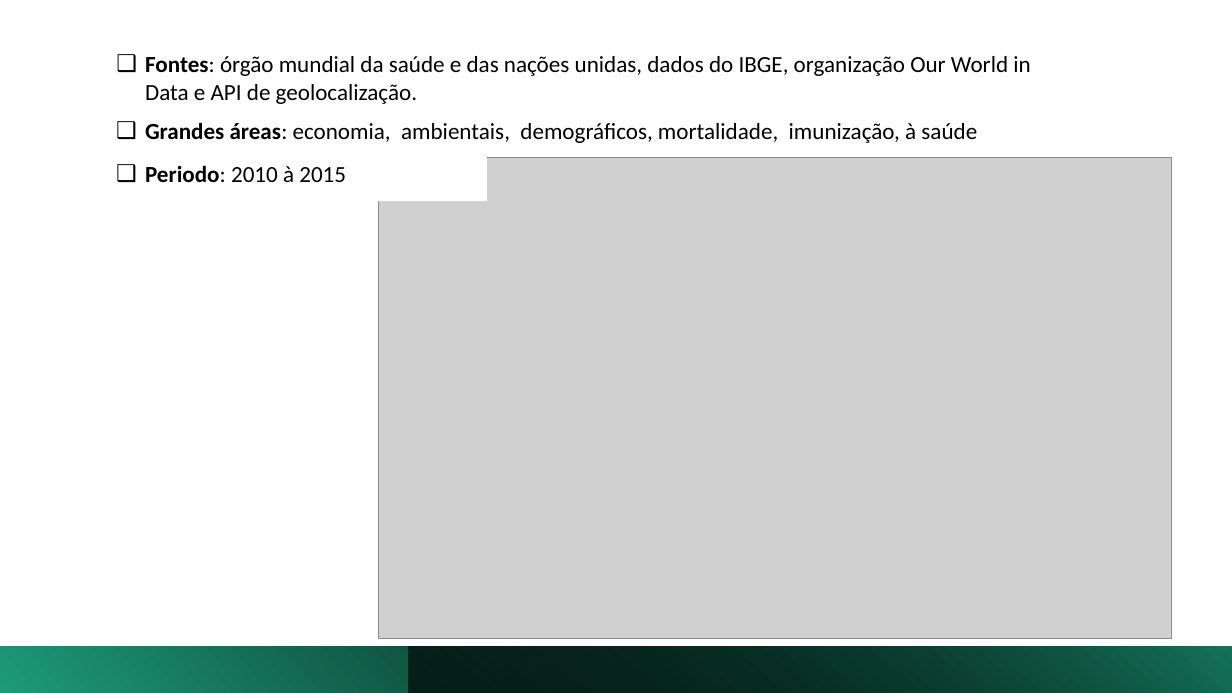
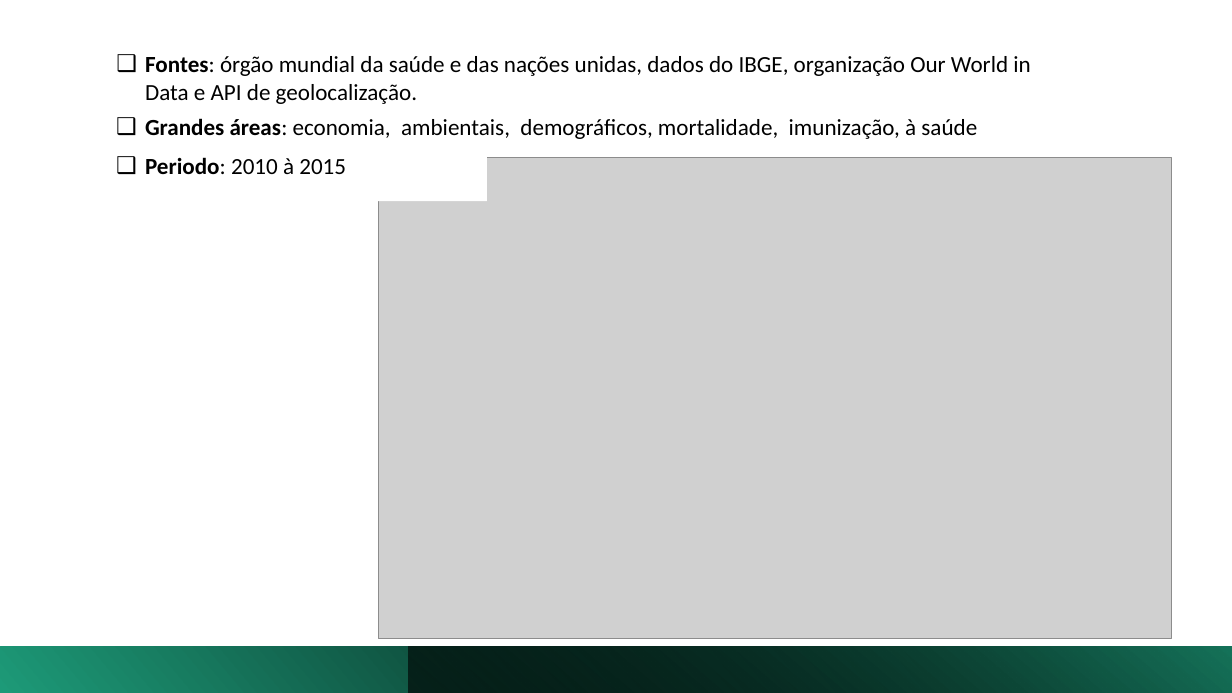
Before and after one commit to alessandra-barbosa/life_expectancy_prediction, a slide deck: slide 7 of pdf/life_expectancy.pptx (slide 6 before the commit). Drawn at 1232x693 pixels with LibreOffice and Linux fonts; fonts in the diff are those of the drawing; grey boxes stand for pictures. Boxes give left, top, right and bottom in pixels: in the first picture for what was removed or moved away, otherwise in the second. Text is boxed around its words. In the diff, an @@ line names an element or a change of style, - is before the commit and + after.

```diff
--- a/pdf/life_expectancy.pptx
+++ b/pdf/life_expectancy.pptx
@@ text "Grandes áreas: economia, ambientais, demográficos, ...": place and size @@
-text "Grandes áreas: economia, ambientais, demográficos, ..." at (145,122,977,143)
+text "Grandes áreas: economia, ambientais, demográficos, ..." at (145,118,977,139)
@@ text "Periodo: 2010 à 2015": place and size @@
-text "Periodo: 2010 à 2015" at (145,165,346,182)
+text "Periodo: 2010 à 2015" at (145,157,346,174)
```
Also in this commit, not shown: 5 other slides changed, 2 slides added, 1 other file.
